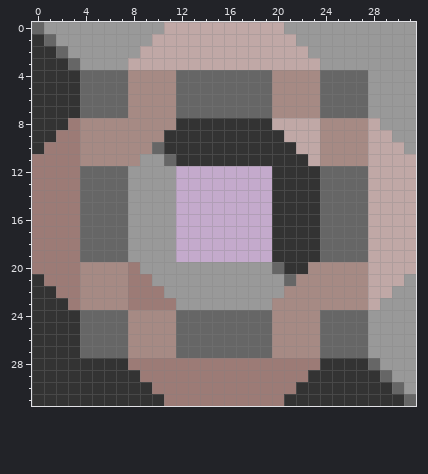
Edited in one commit: pixel-art sprite (sprites/blocks/crafting/oil-solidifier.png). Above, as it was before the edit.
The file is 32x32 pixels.
Once edited:
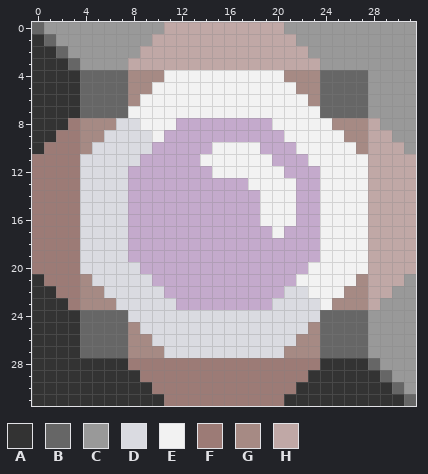
Palette (. is transparent): A #333333  B #666666  C #999999  D #dadbe1  E #f2f2f2  F #9c7b76  G #a68a84  H #c0a8a6
The exact change:
Colour D replaces colour B in rows 12 to 19 at x 4 to 7; in rows 24 to 27 at x 12 to 19.
Colour D replaces colour F in row 20 at x 8; in row 21 at x 8 to 9; in row 22 at x 8 to 10; in row 23 at x 8 to 11.
Colour D replaces colour G in row 8 at x 7 to 8; in row 9 at x 6 to 9; in row 10 at x 5 to 9; in row 11 at x 4 to 8; in row 20 at x 4 to 7; in row 21 at x 5 to 7.
Colour D replaces colour G in row 22 at x 6 to 7 and 21 to 22; in row 23 at x 7 and 20 to 23; in row 24 at x 8 to 11 and 20 to 23; in row 25 at x 9 to 11 and 20 to 22; in row 26 at x 10 to 11 and 20 to 21; in row 27 at x 11 and 20.
Colour E is added in row 12 at x 15 to 19; in row 13 at x 18 to 19; in rows 14 to 16 at x 19.
Colour E replaces colour A in row 10 at x 15 to 18; in row 11 at x 14 to 19; in row 12 at x 20; in rows 13 to 16 at x 20 to 21; in row 17 at x 20.
Colour E replaces colour B in rows 4 to 7 at x 12 to 19; in rows 12 to 19 at x 24 to 27.
Colour E replaces colour G in row 4 at x 11 and 20; in row 5 at x 10 to 11 and 20 to 21; in row 6 at x 9 to 11 and 20 to 22; in row 7 at x 8 to 11 and 20 to 23; in row 8 at x 9 to 11 and 24; in row 9 at x 10 and 24 to 25.
Colour E replaces colour G in row 10 at x 24 to 26; in row 11 at x 24 to 27; in row 20 at x 23 to 27; in row 21 at x 22 to 26; in row 22 at x 23 to 25; in row 23 at x 24.
Colour E replaces colour H in row 8 at x 20 to 23; in row 9 at x 21 to 23; in row 10 at x 22 to 23; in row 11 at x 23.
Colour A is removed in row 8 at x 12 to 19; in row 9 at x 11 to 20; in row 10 at x 11 to 14 and 19 to 21; in row 11 at x 12 to 13 and 20 to 22; in row 12 at x 21 to 23; in rows 13 to 16 at x 22 to 23.
Colour A is removed in row 17 at x 21 to 23; in rows 18 to 19 at x 20 to 23; in row 20 at x 21 to 22.
Colour B is removed in row 10 at x 10; in row 11 at x 11; in row 20 at x 20; in row 21 at x 21.
Colour C is removed in row 11 at x 9 to 10; in rows 12 to 19 at x 8 to 11; in row 20 at x 9 to 19; in row 21 at x 10 to 20; in row 22 at x 11 to 20; in row 23 at x 12 to 19.
Where, in picture pixels (left, top, right, bottom), the same in both pictures:
changed: (80, 70, 368, 358)
